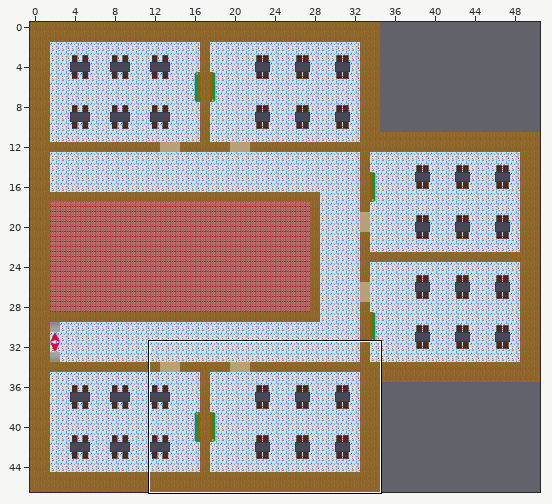
Tiled map -- map/1st_floor.tmx. The picture above shows the old version from afar; the outline marks the close-up.
Close-up. First the earlier version:
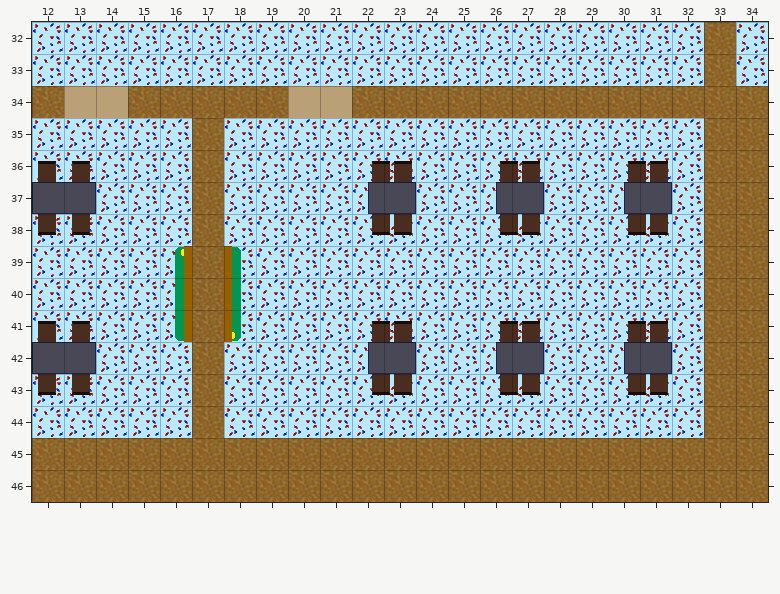
Cells are 32x32 px. Shown: x 12..34, y 32..46. The commit also changed other parts of the map, which this record leaves out. Tiles whose own drawing changed are shown in their newer look in all pictures.
And afterwards:
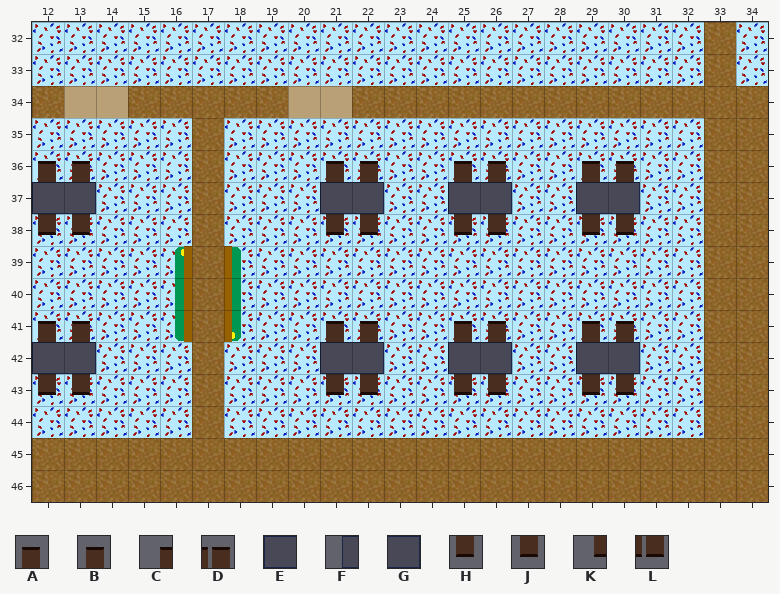
Key: from "objects_tiled_ready": A 0, B 1, C 2, D 3, E 14, F 16, G 17, H 28, J 29, K 30, L 31.
_ is an empty cell.
Tiles replaced or removed in this view: C, D, F, G, K, L.
Diff:
Changed rows in their new state; . is an unchanged cell.
Layer "objects":
first column x 21:
36 AB_.AB_.AB_
37 EG_.EG_.EG_
38 HJ_.HJ_.HJ_
41 AB_.AB_.AB_
42 EG_.EG_.EG_
43 HJ_.HJ_.HJ_
Where, in picture pixels (left, top, right, bottom), the same in both close-ups:
changed: (320, 161, 416, 235)
changed: (448, 161, 544, 235)
changed: (576, 161, 672, 235)
changed: (320, 321, 416, 395)
changed: (448, 321, 544, 395)
changed: (576, 321, 672, 395)
